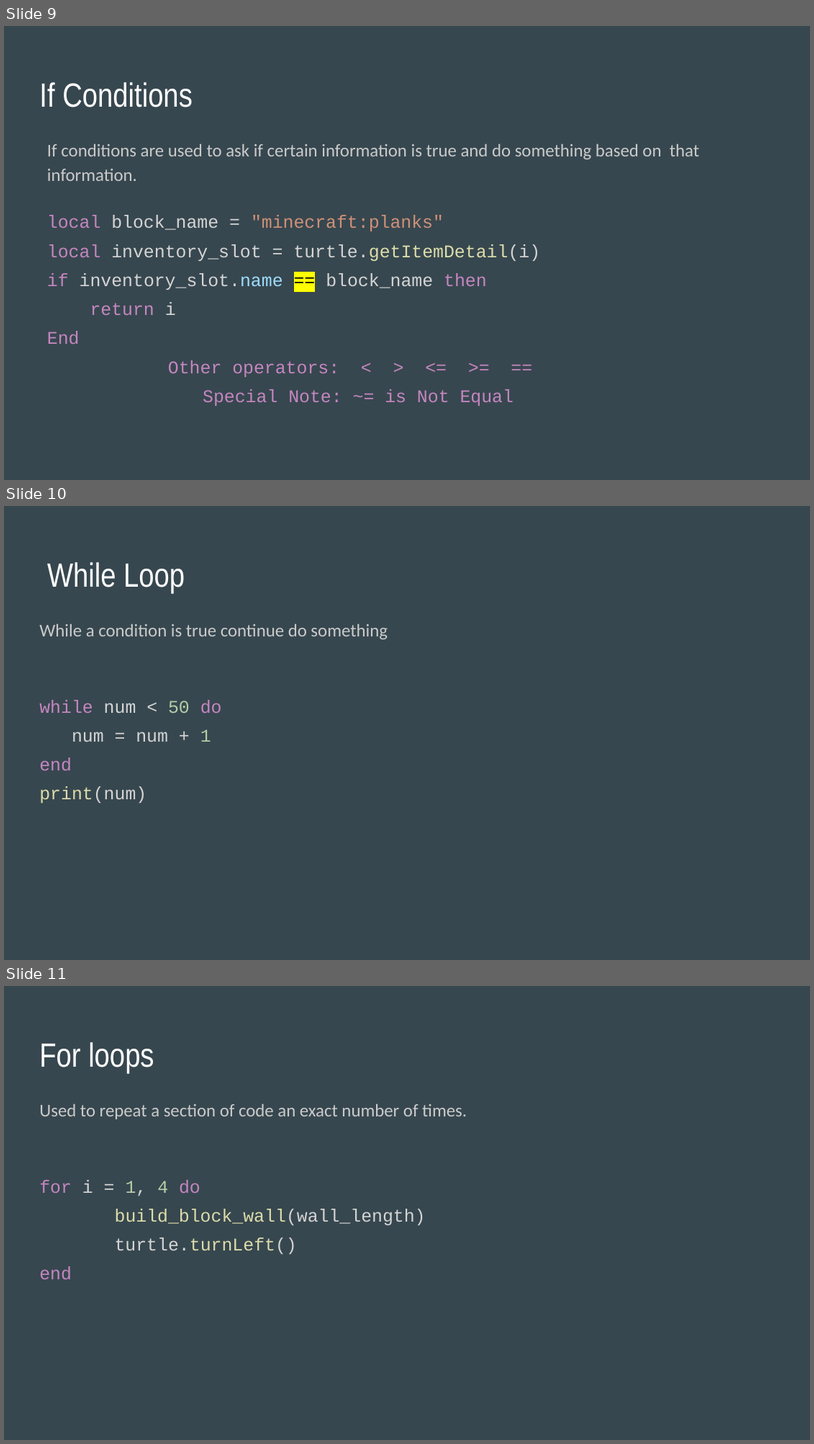
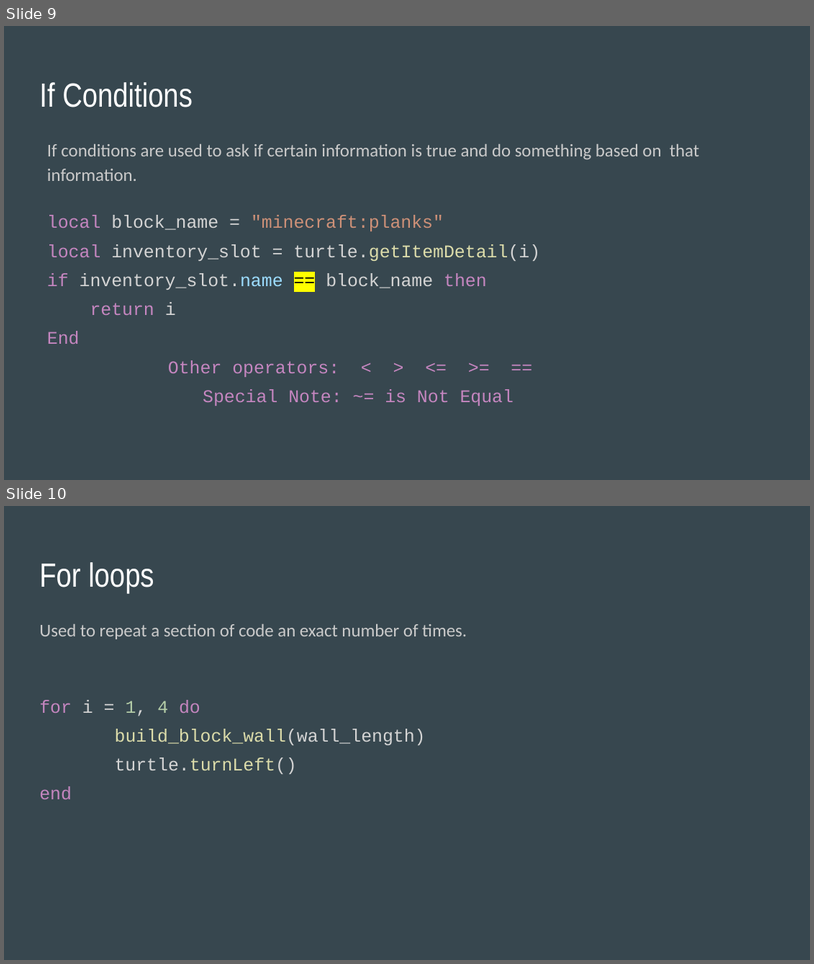
Before and after one commit to RebeccaVonRuden/ThatConference-2017, a slide deck: MinecraftComputerCraftLua2017.pptx. Shown one above the other, each under a label of ours: slides 9, 10 and 11 before the commit, slides 9 and 10 after it. The pictures are 814x1444 and 814x964 pixels, drawn with LibreOffice and Linux fonts; fonts in the diff are those of the drawing. Boxes give left, top, right and bottom in pixels: in the first picture for what was removed or moved away, otherwise in the second. Text is boxed around its words. In the diff, an @@ line names an element or a change of style, - is before the commit and + after.

```diff
--- a/MinecraftComputerCraftLua2017.pptx
+++ b/MinecraftComputerCraftLua2017.pptx
@@ slide 10 removed at (4, 506, 810, 960), background #37474F @@
@@ title removed at (47, 562, 185, 593) @@
-While Loop
@@ text removed at (39, 624, 388, 803) @@
-While a condition is true continue do something
-while num < 50 do
-num = num + 1
-end
-print(num)
@@ what was slide 11 is now slide 10 @@
```
Also in this commit, not shown: 2 slides changed, 1 slide added, 1 other slide removed.
